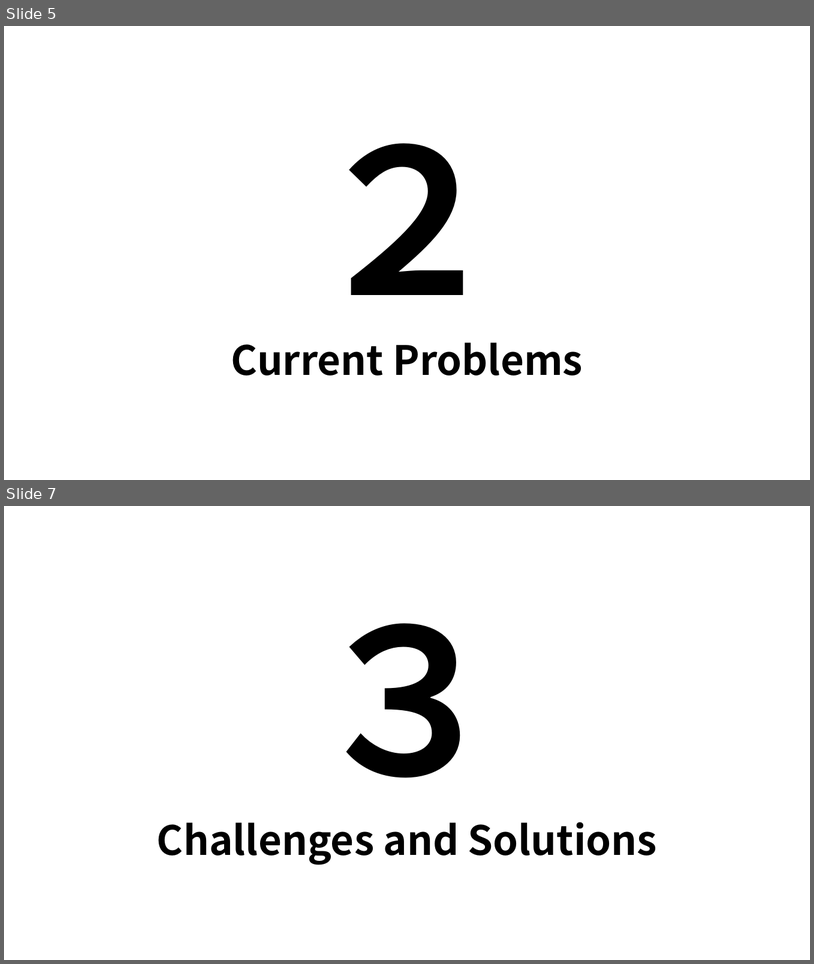
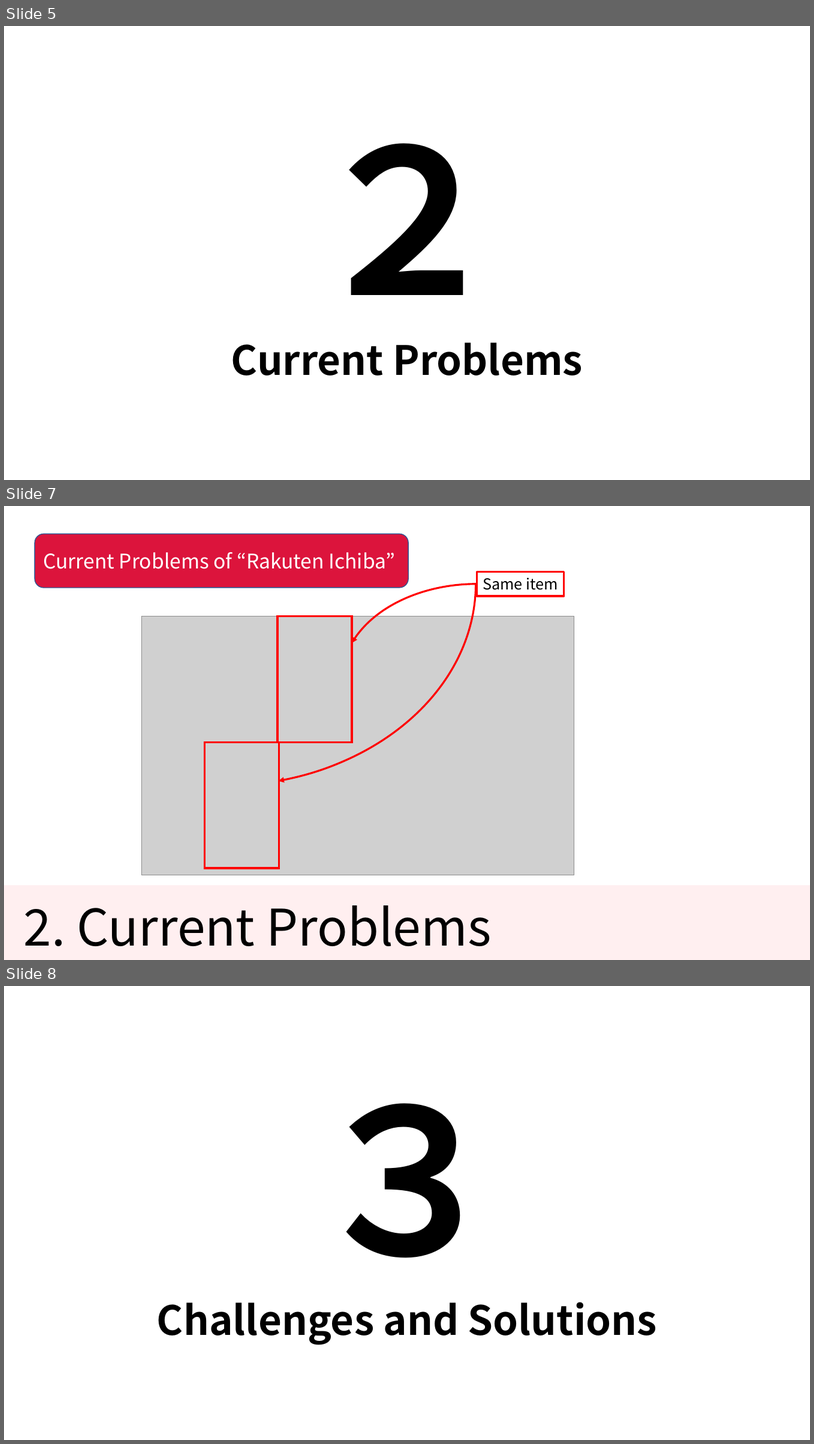
Before and after one commit to KNobuki/Rakuten_fashion, a slide deck: presentation/Presentation.pptx. Shown one above the other, each under a label of ours: slides 5 and 7 before the commit, slides 5, 7 and 8 after it; the slides between them are not shown. The pictures are 814x964 and 814x1444 pixels, drawn with LibreOffice and Linux fonts; fonts in the diff are those of the drawing; grey boxes stand for pictures. Boxes give left, top, right and bottom in pixels: in the first picture for what was removed or moved away, otherwise in the second. Text is boxed around its words. In the diff, an @@ line names an element or a change of style, - is before the commit and + after.

```diff
--- a/presentation/Presentation.pptx
+++ b/presentation/Presentation.pptx
@@ slide 7 added at (4, 506, 810, 960), background #FFFFFF @@
@@ arc (boxed as its full ellipse) added at (4, 506, 476, 786), outline #FF0000 2.25 pt @@
@@ rounded rectangle added at (35, 534, 409, 588), fill #DC143C, outline #325491 1 pt, 24 pt, text #FFFFFF @@
+Current Problems of “Rakuten Ichiba”
@@ rectangle added at (477, 571, 564, 595), outline #FF0000 2.25 pt, 18 pt, text #000000 @@
+Same item
@@ arc (boxed as its full ellipse) added at (342, 584, 612, 775), outline #FF0000 2.25 pt @@
@@ picture added at (141, 616, 574, 875) @@
@@ rectangle added at (278, 616, 352, 742), outline #FF0000 2.25 pt @@
@@ rectangle added at (205, 742, 279, 868), outline #FF0000 2.25 pt @@
@@ rectangle added at (4, 885, 810, 960), fill #FF9199 at 14% opacity @@
@@ title added at (23, 905, 491, 946), 60 pt, text #000000 @@
+2. Current Problems
@@ what was slide 7 is now slide 8 @@
```
Also in this commit, not shown: 4 slides changed.
